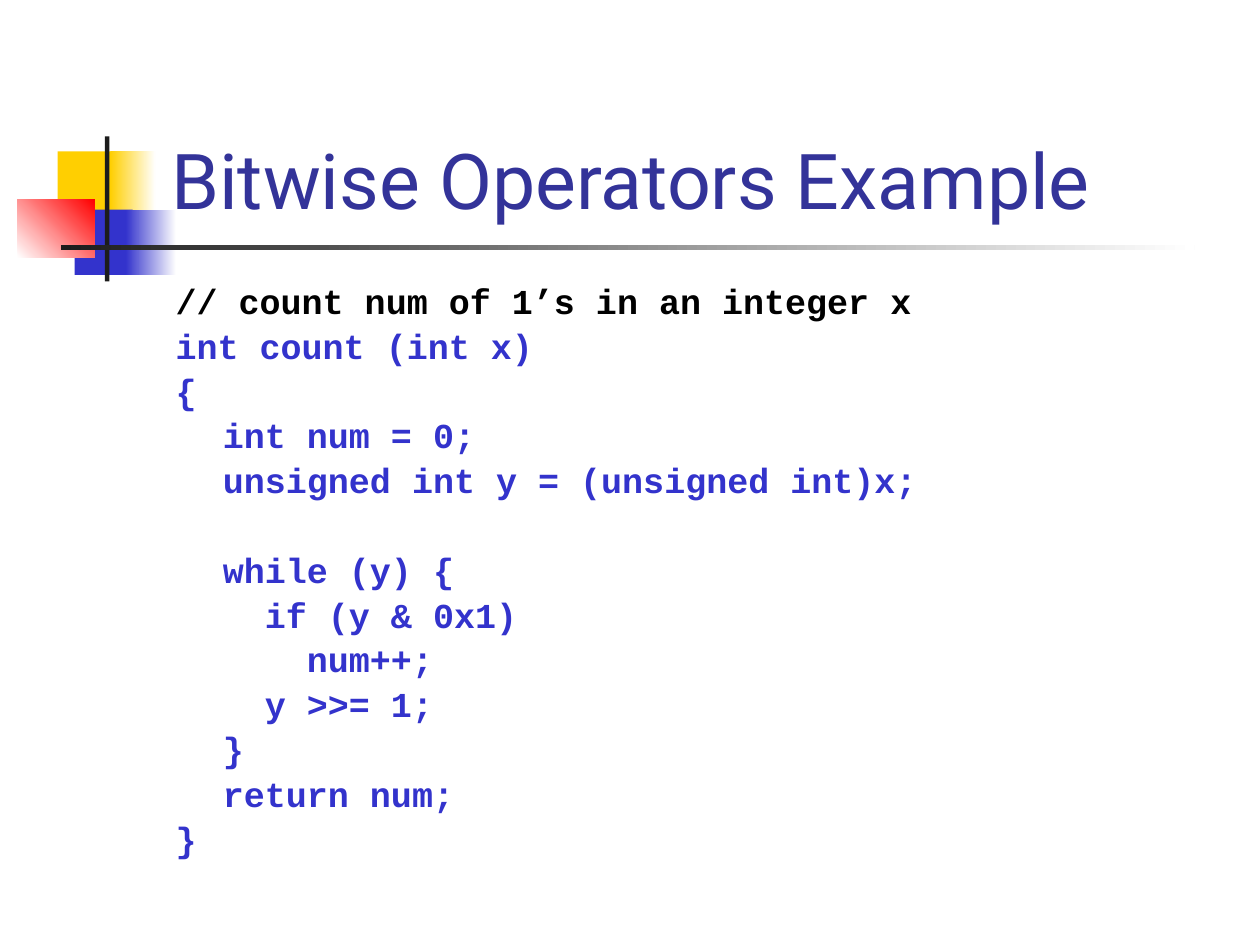
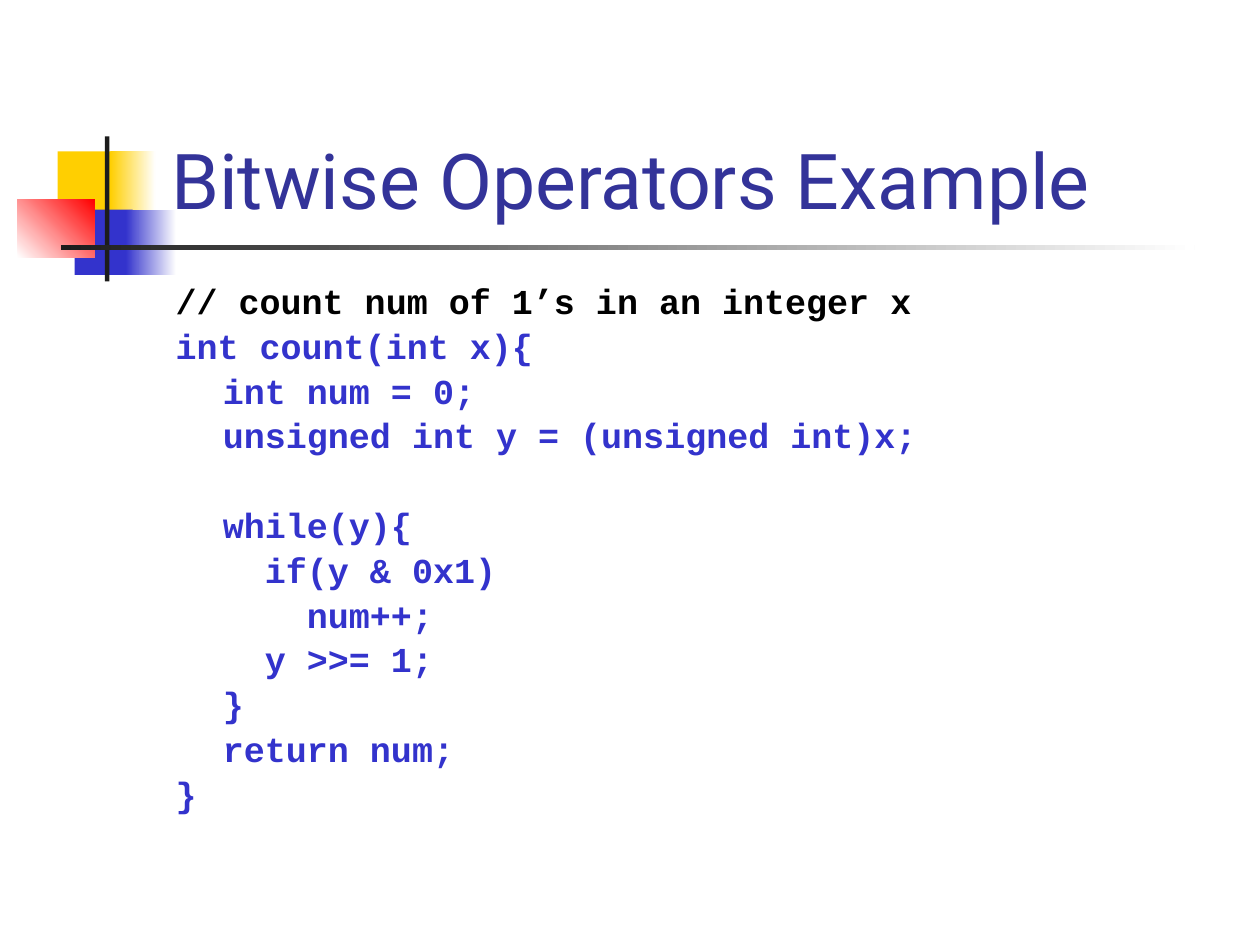
Before and after one commit to csslab-ustc/csslab-ustc.github.io, a slide deck: slide 19 of courses/sysprog/slides/lec03-exp.pptx. Drawn at 1260x945 pixels with LibreOffice and Linux fonts; fonts in the diff are those of the drawing. Boxes give left, top, right and bottom in pixels: in the first picture for what was removed or moved away, otherwise in the second. Text is boxed around its words. In the diff, an @@ line names an element or a change of style, - is before the commit and + after.

```diff
--- a/courses/sysprog/slides/lec03-exp.pptx
+++ b/courses/sysprog/slides/lec03-exp.pptx
@@ text at (176,334,533,367): text changed @@
-int count (int x)
-{
+int count(int x){
@@ text at (223,513,496,591): spaces changed @@
-while (y) {
-if (y & 0x1)
+while(y){
+if(y & 0x1)
```
Also in this commit, not shown: 10 other slides changed, 28 other files.
